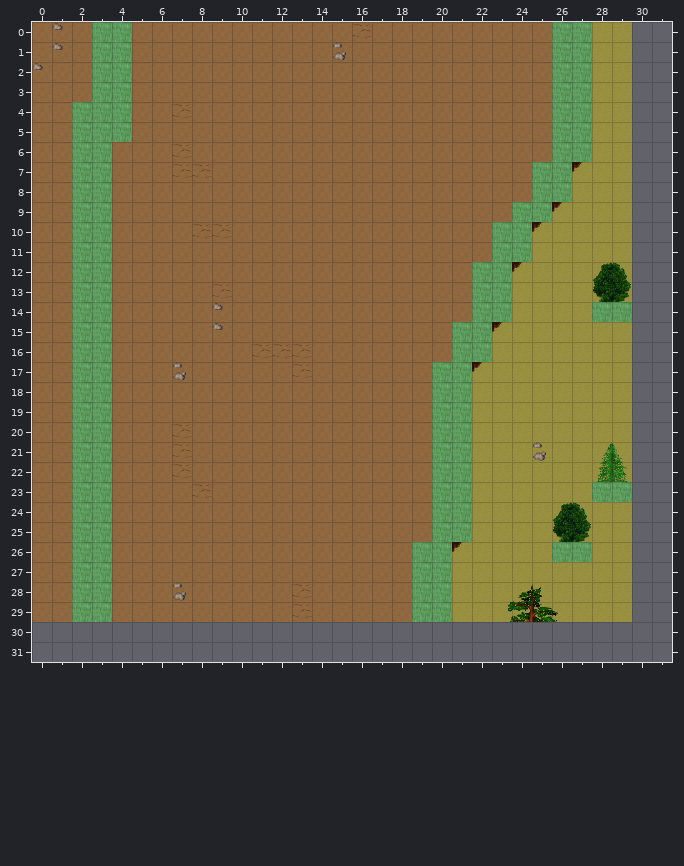
An edit to a level. Tiled map, AndorsTrail/res/xml/0_orril_mountain_n_w2_x0_y0.tmx. Above, as it was before the edit.
Cells are 32x32 px. Shown: x 0..31, y 0..31. The old version is drawn lined up with the new one.
New version:
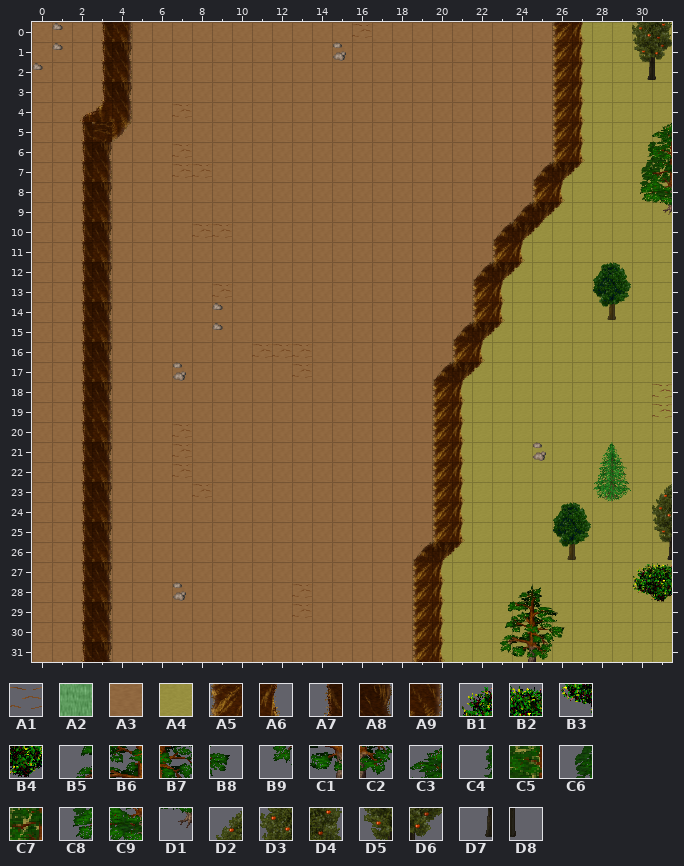
Key: from "tileset_ground_grass_edges": A1 19; from "tileset_ground_ground": A2 0, A3 4, A4 8; from "tileset_ground_ridge_earth_dar": A5 24, A6 25, A7 27, A8 28, A9 40; from "tileset_plant_bush_bush_mult_c": B1 0, B2 1, B3 3, B4 4; from "tileset_plant_tree_pine_tree": B5 8, B6 9, B7 10, B8 11, B9 12, C1 13, C2 14; from "tileset_plant_tree_pine_tree_1": C3 1, C4 4, C5 5, C6 8, C7 9, C8 12, C9 13, D1 17; from "tileset_plant_tree_taller_tree": D2 4, D3 12, D4 13, D5 20, D6 21, D7 28, D8 29.
__ is an empty cell.
See-through tiles are keyed as they look on the map.
Change:
map size 30x30 -> 32x32 cells
Layer "Ground":
y 0..29: x 30..31 __ __ -> A4 A4
y 30..31: x 0..31 __ __ __ __ __ __ __ __ __ __ __ __ __ __ __ __ __ __ __ __ __ __ __ __ __ __ __ __ __ __ __ __ -> A3 A3 A3 A3 A3 A3 A3 A3 A3 A3 A3 A3 A3 A3 A3 A3 A3 A3 A3 A3 A4 A4 A4 A4 A4 A4 A4 A4 A4 A4 A4 A4
Layer "Object":
y 2: x 30..31 __ __ -> D7 D8
y 9: x 31 __ -> D1
y 18..19: x 31 __ -> A1
y 26: x 31 __ -> D7
y 28: x 30..31 __ __ -> B3 B4
y 30: x 2..3 __ __ -> A7 A9; x 19..20 __ __ -> A5 A6
y 31: x 2..3 __ __ -> A7 A8; x 19..20 __ __ -> A5 A6
Layer "Above":
y 0: x 30..31 __ __ -> D3 D4
y 1: x 30..31 __ __ -> D5 D6
y 5: x 31 __ -> C3
y 6: x 30..31 __ __ -> C4 C5
y 7: x 30..31 __ __ -> C6 C7
y 8: x 30..31 __ __ -> C8 C9
y 23: x 31 __ -> D2
y 24: x 31 __ -> D3
y 25: x 31 __ -> D5
y 27: x 30..31 __ __ -> B1 B2
y 30: x 23..26 __ __ __ __ -> B5 B6 B7 B8
y 31: x 23..25 __ __ __ -> B9 C1 C2
Layer "Walkable" (now hidden):
y 0..3: x 3..4 A2 A2 -> __ __; x 26..27 A2 A2 -> __ __
y 4..5: x 2..4 A2 A2 A2 -> __ __ __; x 26..27 A2 A2 -> __ __
y 6: x 2..3 A2 A2 -> __ __; x 26..27 A2 A2 -> __ __
y 7..8: x 2..3 A2 A2 -> __ __; x 25..26 A2 A2 -> __ __
y 9: x 2..3 A2 A2 -> __ __; x 24..25 A2 A2 -> __ __
y 10..11: x 2..3 A2 A2 -> __ __; x 23..24 A2 A2 -> __ __
y 12..13: x 2..3 A2 A2 -> __ __; x 22..23 A2 A2 -> __ __
y 14: x 2..3 A2 A2 -> __ __; x 22..23 A2 A2 -> __ __; x 28..29 A2 A2 -> __ __
y 15..16: x 2..3 A2 A2 -> __ __; x 21..22 A2 A2 -> __ __
y 17..22: x 2..3 A2 A2 -> __ __; x 20..21 A2 A2 -> __ __
y 23: x 2..3 A2 A2 -> __ __; x 20..21 A2 A2 -> __ __; x 28..29 A2 A2 -> __ __
y 24..25: x 2..3 A2 A2 -> __ __; x 20..21 A2 A2 -> __ __
y 26: x 2..3 A2 A2 -> __ __; x 19..20 A2 A2 -> __ __; x 26..27 A2 A2 -> __ __
y 27..29: x 2..3 A2 A2 -> __ __; x 19..20 A2 A2 -> __ __
Where, in picture pixels (left, top, right, bottom), the same in both pictures:
changed: (32, 22, 672, 662)
